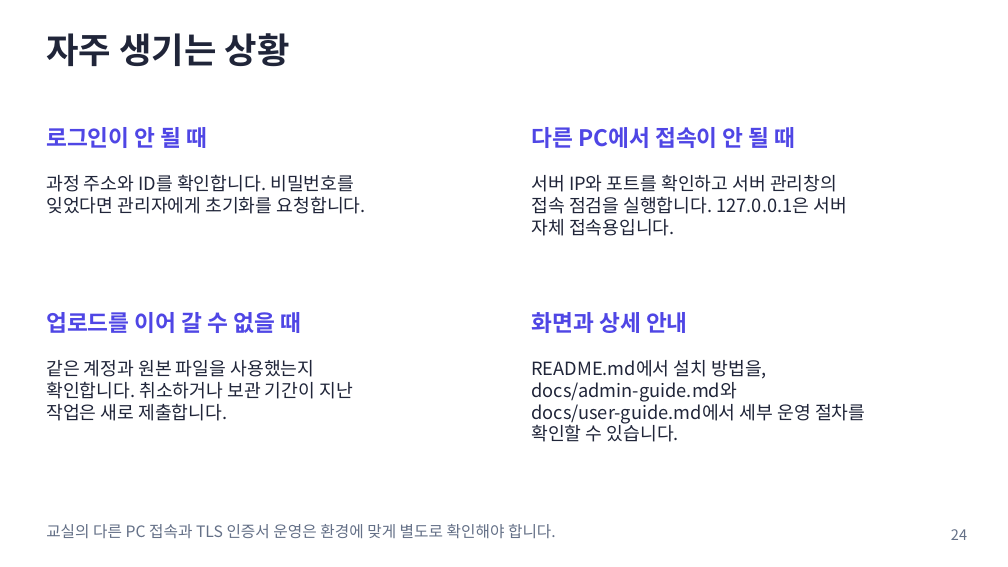
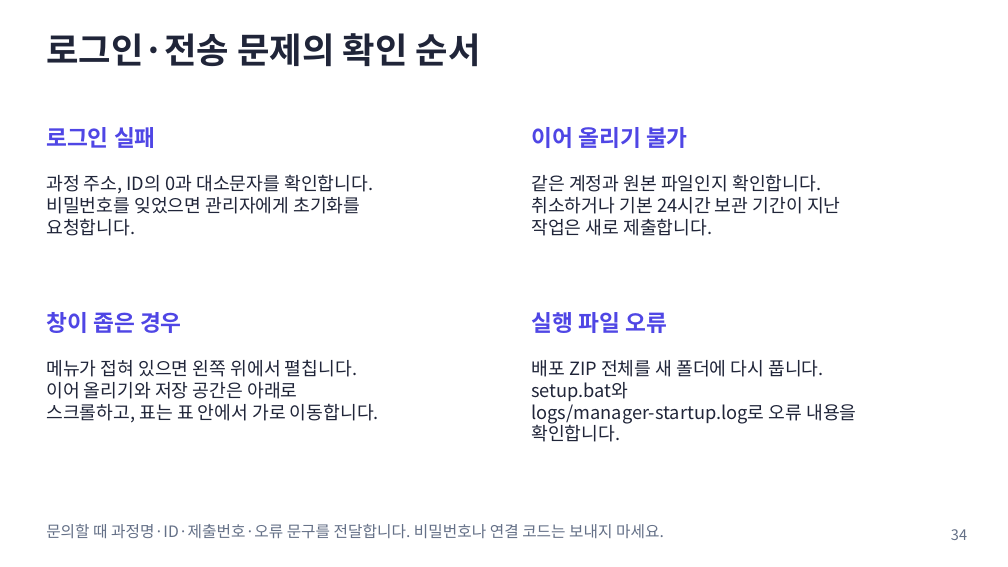
Before and after one commit to prozac0401/AssignmentHub, a slide deck: slide 34 of docs/manual/AssignmentHub_사용자_매뉴얼.pptx (slide 24 before the commit). Drawn at 1008x567 pixels with LibreOffice and Linux fonts; fonts in the diff are those of the drawing. Boxes give left, top, right and bottom in pixels: in the first picture for what was removed or moved away, otherwise in the second. Text is boxed around its words. In the diff, an @@ line names an element or a change of style, - is before the commit and + after.

Commit message:
docs: renew v1.2 manual with scenarios and printable quick guides
Replace obsolete Excel and Python-install instructions with the embedded
runtime and TSV workflows. Add 12 scenarios across a 35-slide editable manual,
a matching PDF, and a two-page administrator/student quick guide.

Refresh actual screenshots, cover roster updates, password resets, multi-file
resume, resubmissions, independent courses, and backup/restore procedures.
Include offline HTML and three fictional TSV examples for release attachments.

```diff
--- a/docs/manual/AssignmentHub_사용자_매뉴얼.pptx
+++ b/docs/manual/AssignmentHub_사용자_매뉴얼.pptx
@@ text at bbox=[46, 33, 481, 67]: text changed @@
-자주 생기는 상황
+로그인·전송 문제의 확인 순서
@@ text at bbox=[46, 127, 156, 148]: text changed @@
-로그인이 안 될 때
+로그인 실패
@@ text at bbox=[531, 127, 688, 148]: text changed @@
-다른 PC에서 접속이 안 될 때
+이어 올리기 불가
@@ text at bbox=[46, 174, 373, 236]: text changed @@
-과정 주소와 ID를 확인합니다. 비밀번호를
-잊었다면 관리자에게 초기화를 요청합니다.
+과정 주소, ID의 0과 대소문자를 확인합니다.
+비밀번호를 잊었으면 관리자에게 초기화를
+요청합니다.
@@ text "같은 계정과 원본 파일인지 확인합니다.": place and size @@
-text "같은 계정과 원본 파일인지 확인합니다." at bbox=[46, 360, 353, 421]
+text "같은 계정과 원본 파일인지 확인합니다." at bbox=[531, 174, 841, 236]
@@ text at bbox=[531, 174, 841, 214]: text changed @@
-같은 계정과 원본 파일을 사용했는지
-확인합니다. 취소하거나 보관 기간이 지난
+같은 계정과 원본 파일인지 확인합니다.
+취소하거나 기본 24시간 보관 기간이 지난
@@ text removed at bbox=[531, 175, 847, 236] @@
-서버 IP와 포트를 확인하고 서버 관리창의
-접속 점검을 실행합니다. 127.0.0.1은 서버
-자체 접속용입니다.
@@ text at bbox=[46, 312, 182, 333]: text changed @@
-업로드를 이어 갈 수 없을 때
+창이 좁은 경우
@@ text at bbox=[531, 312, 667, 333]: text changed @@
-화면과 상세 안내
+실행 파일 오류
@@ text added at bbox=[46, 359, 379, 423], 21.8 pt, text #202539 @@
+메뉴가 접혀 있으면 왼쪽 위에서 펼칩니다.
+이어 올리기와 저장 공간은 아래로
+스크롤하고, 표는 표 안에서 가로 이동합니다.
@@ text at bbox=[531, 360, 856, 442]: text changed @@
-README.md에서 설치 방법을,
-docs/admin-guide.md와
-docs/user-guide.md에서 세부 운영 절차를
-확인할 수 있습니다.
+배포 ZIP 전체를 새 폴더에 다시 풉니다.
+setup.bat와
+logs/manager-startup.log로 오류 내용을
+확인합니다.
@@ text at bbox=[46, 524, 664, 538]: text changed @@
-교실의 다른 PC 접속과 TLS 인증서 운영은 환경에 맞게 별도로 확인해야 합니다.
+문의할 때 과정명·ID·제출번호·오류 문구를 전달합니다. 비밀번호나 연결 코드는 보내지 마세요.
@@ text at bbox=[951, 529, 967, 540]: text changed @@
-24
+34
```
Also in this commit, not shown: 25 other slides changed, 9 slides added, 1 slide removed, 54 other files.
